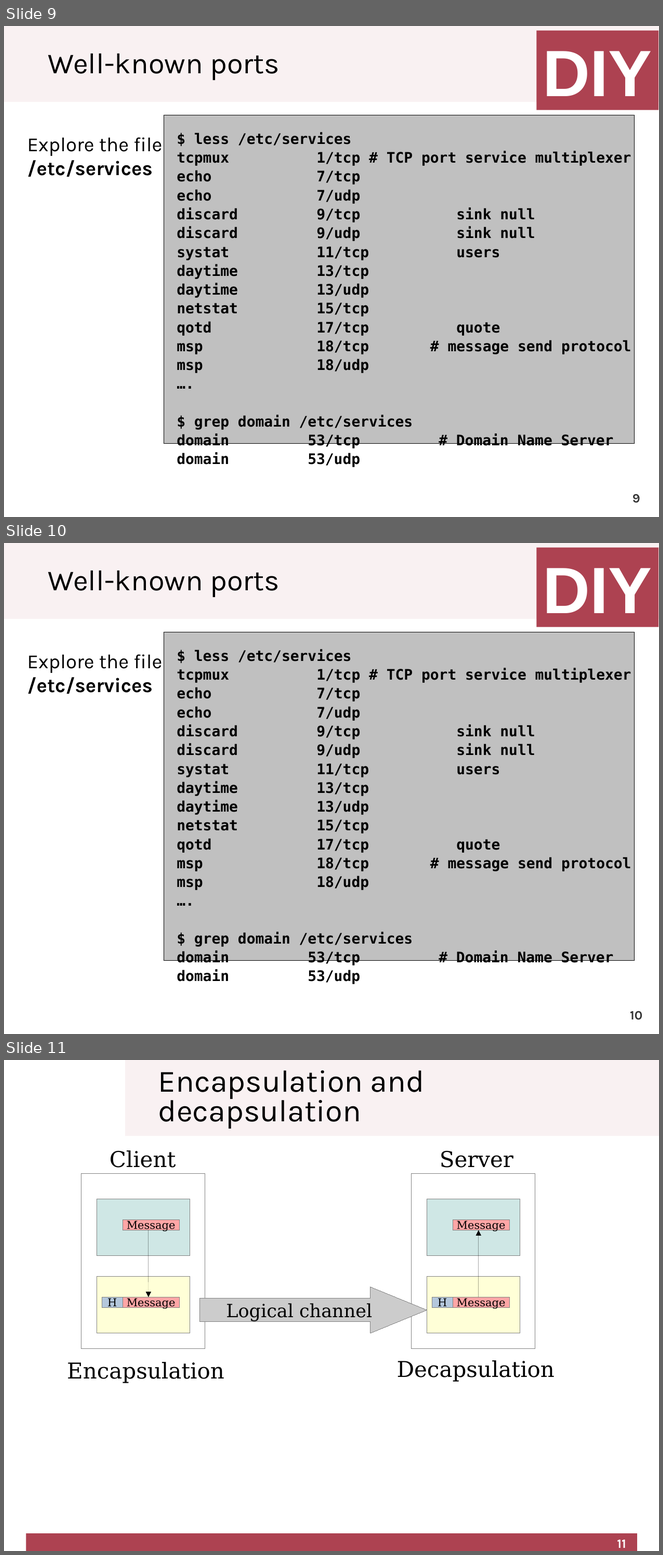
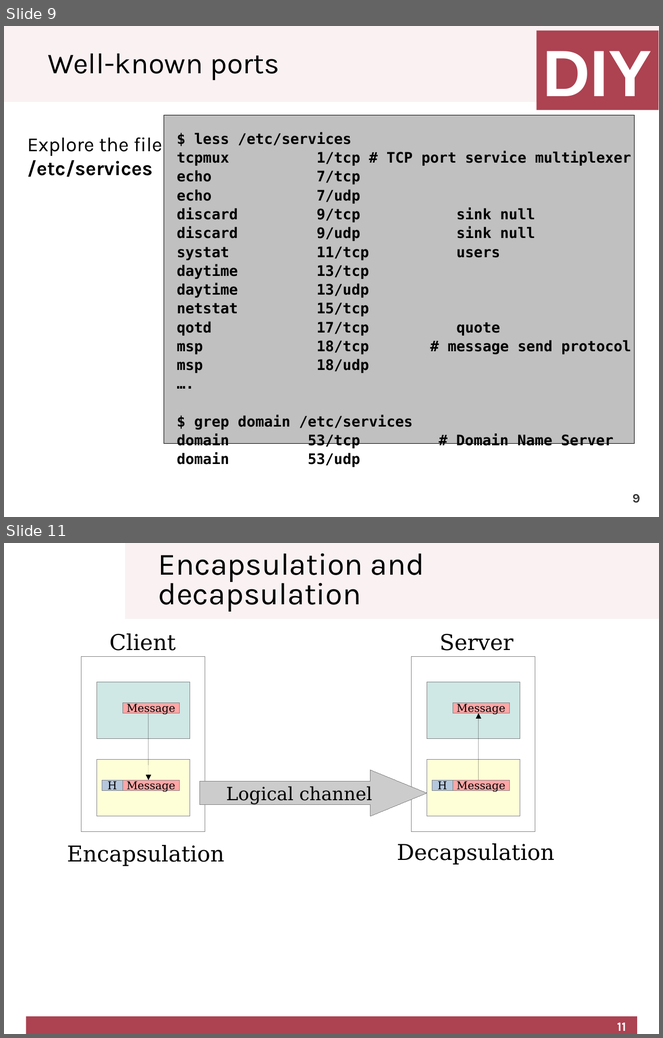
Before and after one commit to cletomartin/redes1, a slide deck: slides/transport.odp. Shown one above the other, each under a label of ours: slides 9, 10 and 11 before the commit, slides 9 and 11 after it; the slides between them are not shown. The pictures are 663x1555 and 663x1038 pixels, drawn with LibreOffice and Linux fonts; fonts in the diff are those of the drawing; background and template pictures are left out. Boxes give left, top, right and bottom in pixels: in the first picture for what was removed or moved away, otherwise in the second. Text is boxed around its words. In the diff, an @@ line names an element or a change of style, - is before the commit and + after.

```diff
--- a/slides/transport.odp
+++ b/slides/transport.odp
@@ slide 10 removed at [4, 543, 659, 1034], background #FFFFFF; not listed: 1 template element that a slide beside it also shows @@
@@ rectangle removed at [536, 548, 659, 628] @@
-DIY
@@ title removed at [48, 570, 280, 597] @@
-Well-known ports
@@ rectangle removed at [164, 633, 634, 961] @@
-$ less /etc/services
-tcpmux 1/tcp # TCP port service multiplexer
-echo 7/tcp
-echo 7/udp
-discard 9/tcp sink null
-discard 9/udp sink null
-systat 11/tcp users
-daytime 13/tcp
-daytime 13/udp
-netstat 15/tcp
-qotd 17/tcp quote
-msp 18/tcp # message send protocol
-msp 18/udp
-….
-$ grep domain /etc/services
-domain 53/tcp # Domain Name Server
-domain 53/udp
@@ text removed at [27, 654, 162, 694] @@
-Explore the file
-/etc/services
@@ page number removed at [630, 1012, 643, 1020] @@
-10
```
Also in this commit, not shown: 2 slides changed, 1 slide added, 1 other file.
